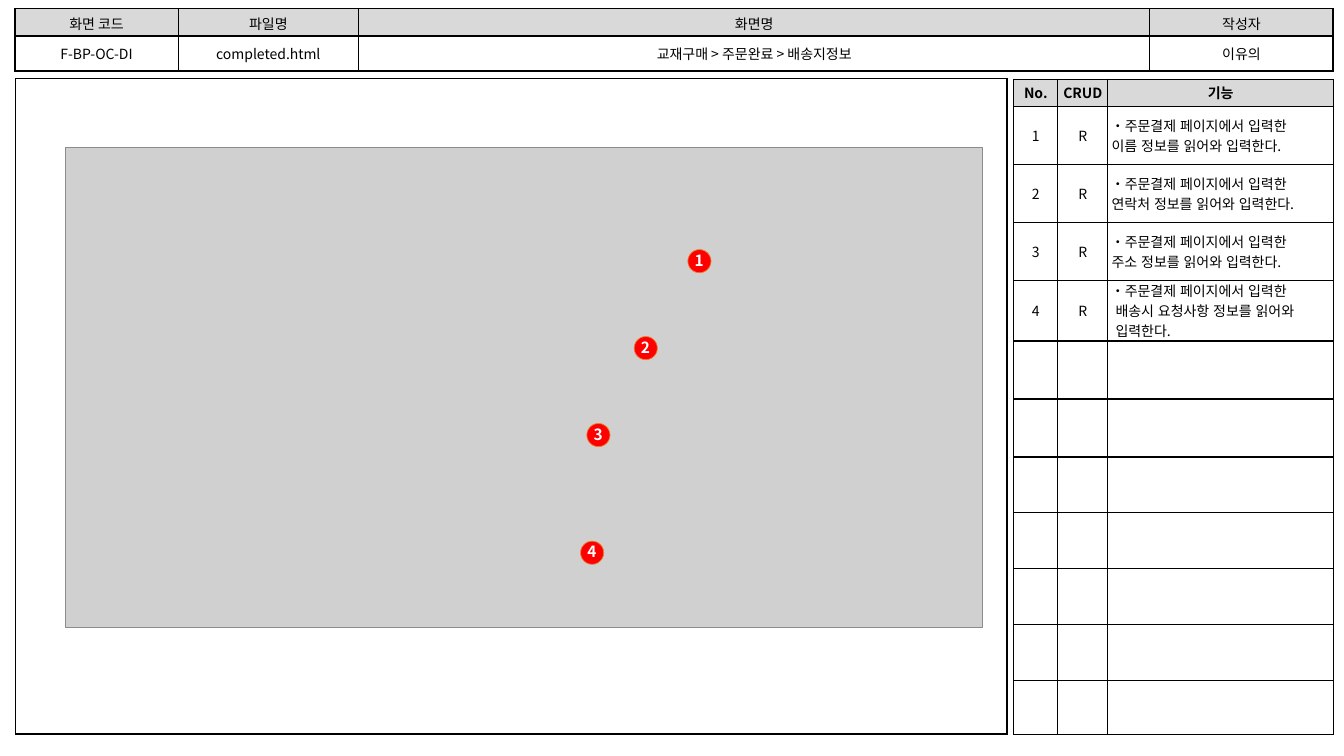
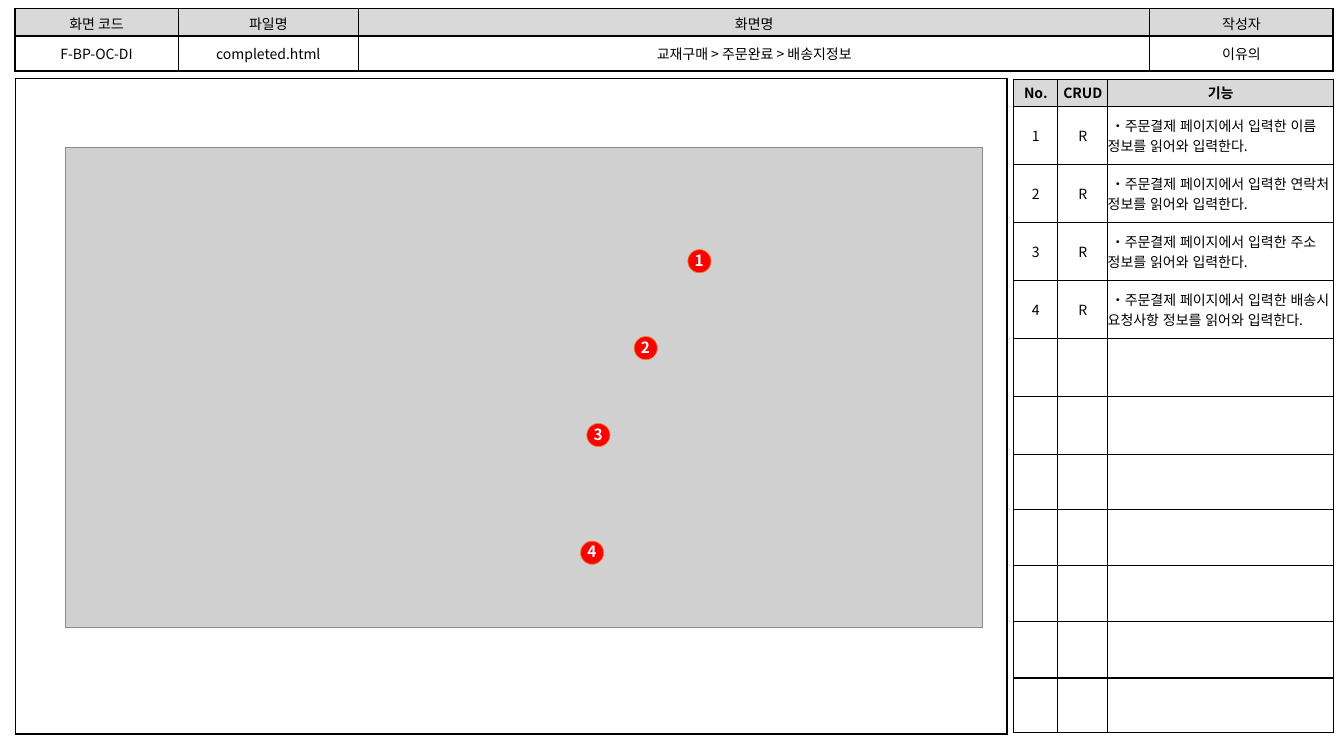
Before and after one commit to index506/cosmo6th_3thGroup, a slide deck: slide 8 of 3rd_Project/Member/Lee/기능,화면,테스트 문서/3th_Project_화면 설계도(이유의).pptx. Drawn at 1344x756 pixels with LibreOffice and Linux fonts; fonts in the diff are those of the drawing; grey boxes stand for pictures. Boxes give left, top, right and bottom in pixels: in the first picture for what was removed or moved away, otherwise in the second. Text is boxed around its words. In the diff, an @@ line names an element or a change of style, - is before the commit and + after.

```diff
--- a/3rd_Project/Member/Lee/기능,화면,테스트 문서/3th_Project_화면 설계도(이유의).pptx
+++ b/3rd_Project/Member/Lee/기능,화면,테스트 문서/3th_Project_화면 설계도(이유의).pptx
@@ table at bbox=[1014, 80, 1335, 733] @@
-row 2, column 3: ・주문결제 페이지에서 입력한 / 이름 정보를 읽어와 입력한다.
+row 2, column 3: ・주문결제 페이지에서 입력한 이름 정보를 읽어와 입력한다.
-row 3, column 3: ・주문결제 페이지에서 입력한 / 연락처 정보를 읽어와 입력한다.
+row 3, column 3: ・주문결제 페이지에서 입력한 연락처 정보를 읽어와 입력한다.
-row 4, column 3: ・주문결제 페이지에서 입력한 / 주소 정보를 읽어와 입력한다.
+row 4, column 3: ・주문결제 페이지에서 입력한 주소 정보를 읽어와 입력한다.
-row 5, column 3: ・주문결제 페이지에서 입력한 / 배송시 요청사항 정보를 읽어와 / 입력한다.
+row 5, column 3: ・주문결제 페이지에서 입력한 배송시 요청사항 정보를 읽어와 입력한다.
```
Also in this commit, not shown: 8 other slides changed, 7 other files.
